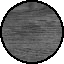
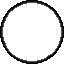
Revision of a layered 64px x 64px image; what changed, layer by layer:
painted on "Outline" over [1, 1, 63, 63]
hid "Piece" over [1, 1, 63, 63]
